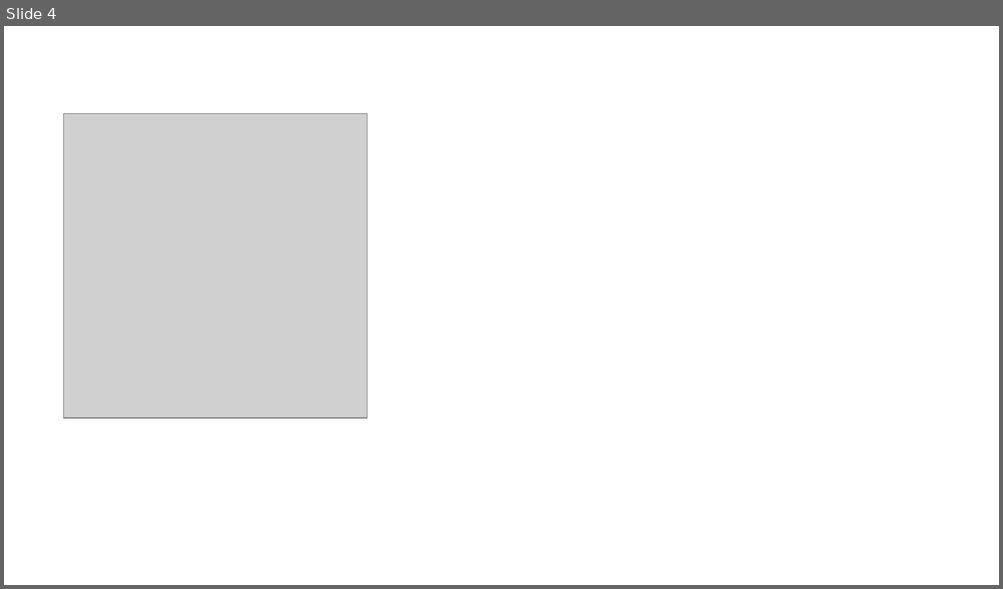
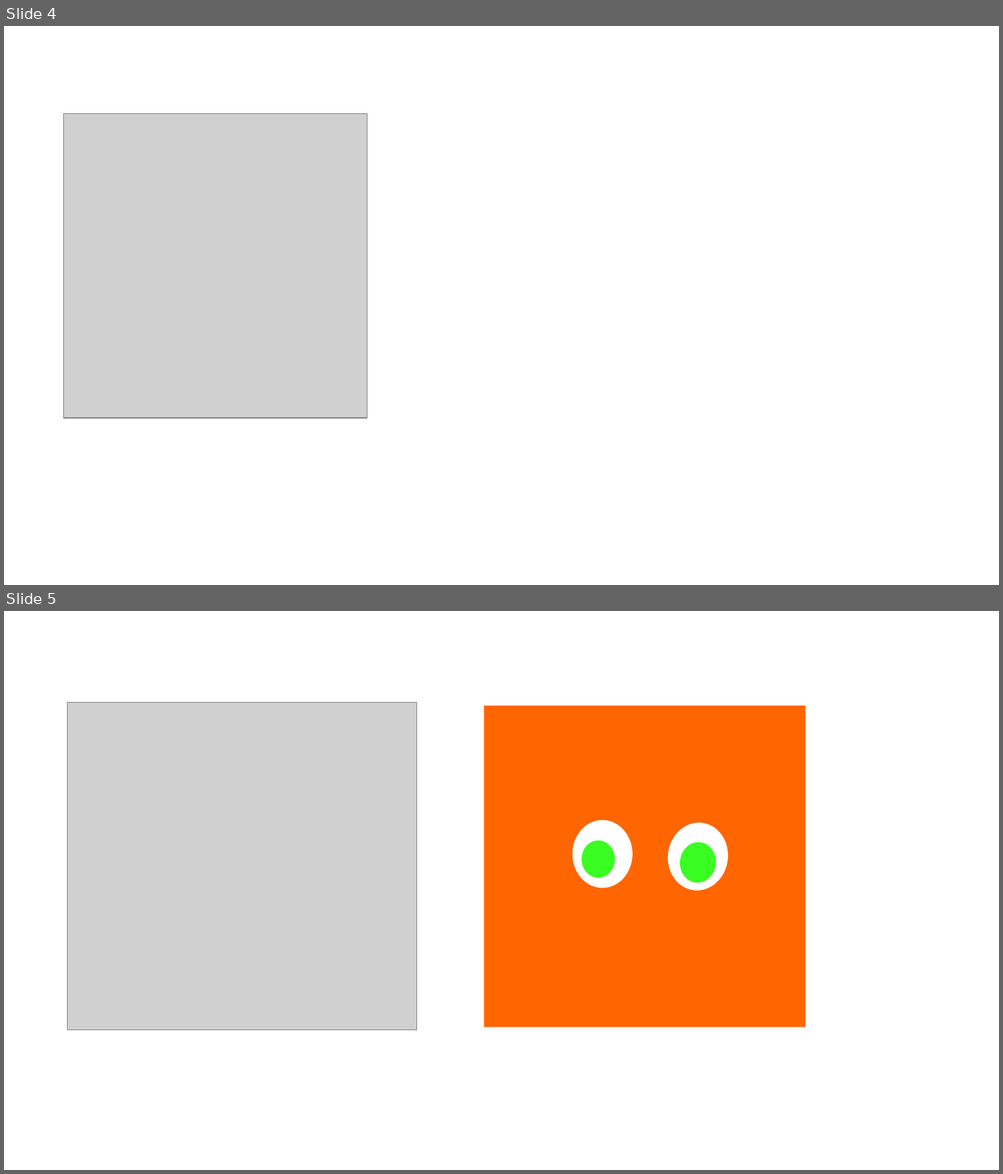
Before and after one commit to CaptainDra/MaydayDIYPi, a slide deck: pic/抠图.pptx. Shown one above the other, each under a label of ours: slide 4 before the commit, slides 4 and 5 after it. The pictures are 1003x589 and 1003x1174 pixels, drawn with LibreOffice and Linux fonts; fonts in the diff are those of the drawing; grey boxes stand for pictures. Boxes give left, top, right and bottom in pixels: in the first picture for what was removed or moved away, otherwise in the second. Text is boxed around its words. In the diff, an @@ line names an element or a change of style, - is before the commit and + after.

```diff
--- a/pic/抠图.pptx
+++ b/pic/抠图.pptx
@@ slide 5 added at (x1=4, y1=611, x2=999, y2=1170), background #FFFFFF @@
@@ picture added at (x1=68, y1=703, x2=418, y2=1031) @@
@@ rectangle added at (x1=484, y1=706, x2=805, y2=1028), fill #FF6501 @@
@@ ellipse added at (x1=572, y1=820, x2=632, y2=888), fill #FFFFFF @@
@@ ellipse added at (x1=664, y1=819, x2=732, y2=894), fill #FFFFFF @@
@@ ellipse added at (x1=581, y1=841, x2=615, y2=878), fill #3AFE21 @@
@@ ellipse added at (x1=678, y1=840, x2=718, y2=884), fill #3AFE21 @@
```
Also in this commit, not shown: 1 slide removed.
